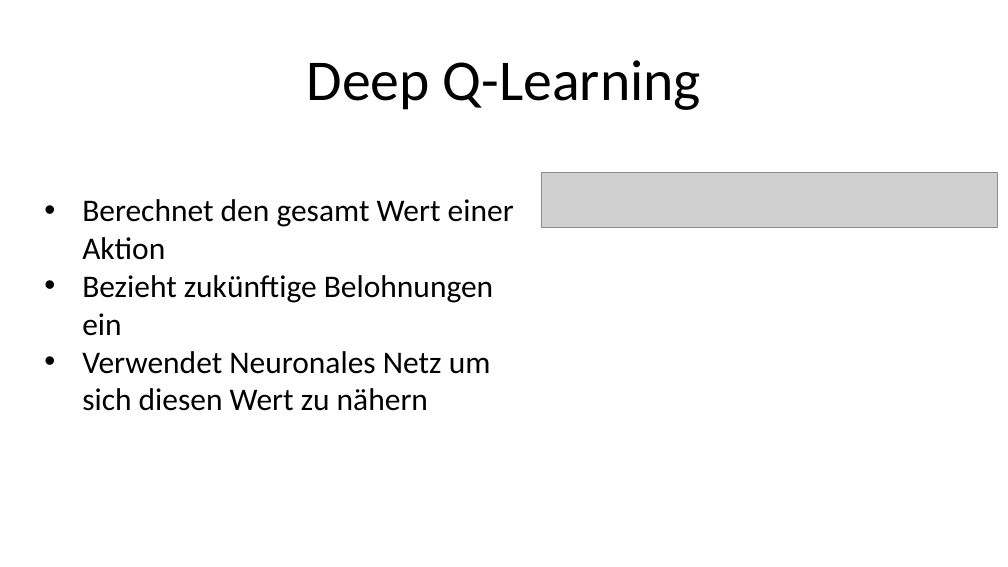
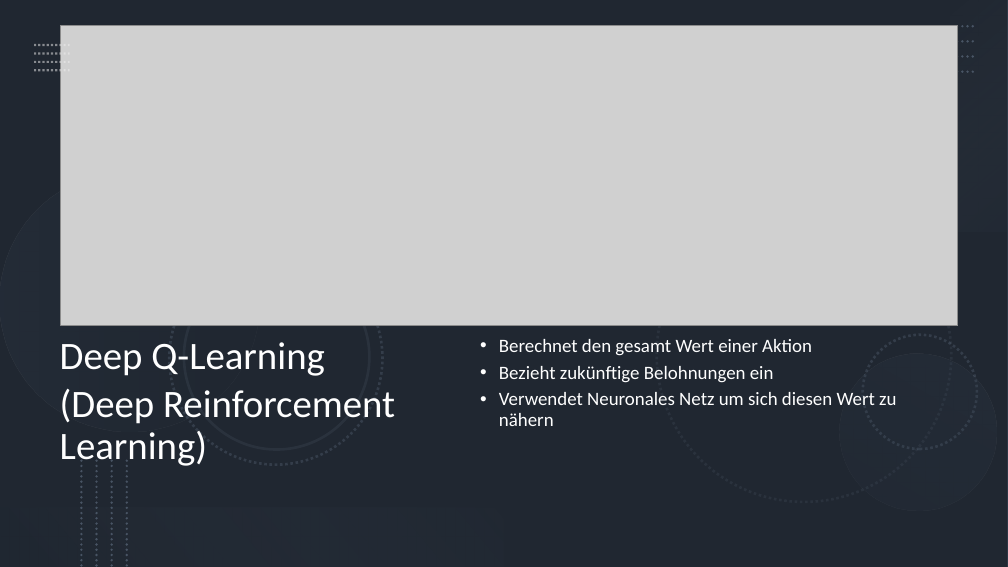
Before and after one commit to Okengi/Wissenschaftswoche2024, a slide deck: slide 5 of DQN.pptx (slide 3 before the commit). Drawn at 1008x567 pixels with LibreOffice and Linux fonts; fonts in the diff are those of the drawing; grey boxes stand for pictures. Boxes give left, top, right and bottom in pixels: in the first picture for what was removed or moved away, otherwise in the second. Text is boxed around its words. In the diff, an @@ line names an element or a change of style, - is before the commit and + after.

```diff
--- a/DQN.pptx
+++ b/DQN.pptx
@@ rectangle added at [0, 0, 1008, 567], fill #44546A @@
@@ rectangle added at [0, 0, 1008, 567], fill #000000 at 53% opacity @@
@@ picture added at [60, 26, 958, 326] @@
@@ rectangle added at [950, 0, 1008, 231], fill gradient #ADB9CA to #333F50 @@
@@ group added at [34, 45, 70, 70]: 4 lines @@
@@ group added at [931, 26, 976, 72]: 4 lines @@
@@ picture removed at [541, 172, 998, 228] @@
@@ group added at [0, 172, 1008, 539]: 6 ellipses @@
@@ text "Deep Q-Learning": place and size @@
-text "Deep Q-Learning" at [307, 60, 701, 110]
+text "Deep Q-Learning" at [60, 342, 395, 467]
@@ text at [60, 342, 325, 376]: size 55 to 37 pt, text colour #000000 to #FFFFFF in "Deep Q-Learning"; alignment centre to left; line spacing 1 to 0.9; more space between paragraphs @@
@@ text "Berechnet den gesamt Wert einer ...": place and size @@
-text "Berechnet den gesamt Wert einer ..." at [82, 199, 514, 411]
+text "Berechnet den gesamt Wert einer ..." at [499, 339, 896, 426]
@@ text "Berechnet den gesamt Wert einer ..." at [499, 339, 896, 426]: size 30 to 18 pt, text colour #000000 to #FFFFFF; indent changed; line spacing 1 to 0.9; more space between paragraphs @@
@@ text at [60, 389, 395, 467]: paragraph added @@
+(Deep Reinforcement Learning)
@@ group added at [82, 461, 127, 567]: 4 lines @@
@@ rectangle added at [0, 508, 504, 567], fill gradient #222A35 to #8497B0 @@
```
Also in this commit, not shown: 3 other slides changed, 4 slides added, 2 slides removed, 5 other files.
